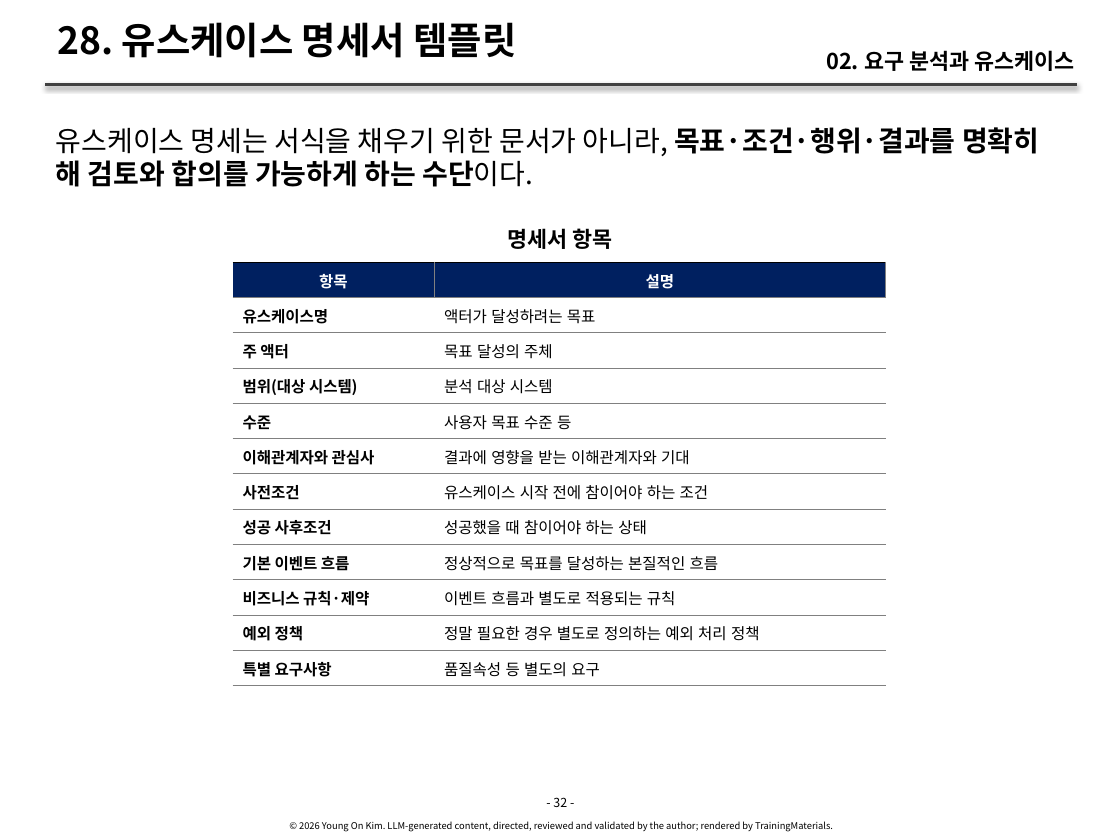
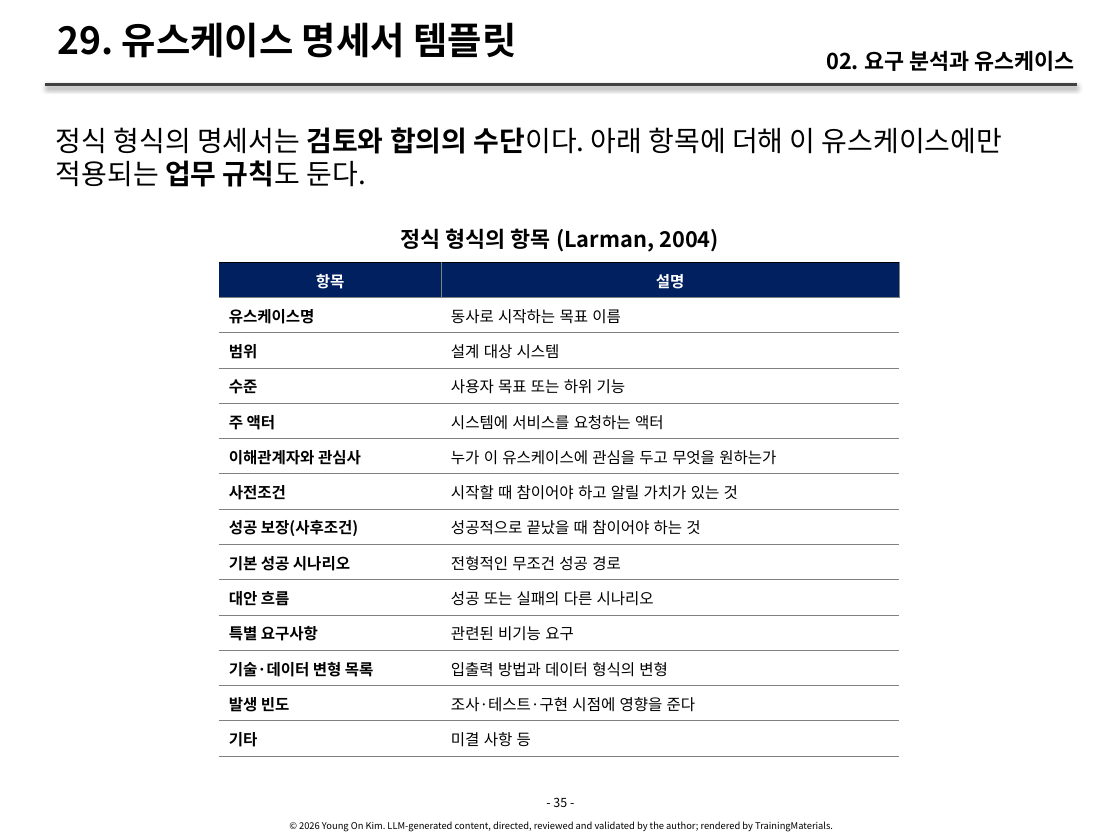
Before and after one commit to YoungSan77/TrainingMaterials, a slide deck: slide 35 of courses/ooad/sessions/s02.pptx (slide 32 before the commit). Drawn at 1120x840 pixels with LibreOffice and Linux fonts; fonts in the diff are those of the drawing. Boxes give left, top, right and bottom in pixels: in the first picture for what was removed or moved away, otherwise in the second. Text is boxed around its words. In the diff, an @@ line names an element or a change of style, - is before the commit and + after.

```diff
--- a/courses/ooad/sessions/s02.pptx
+++ b/courses/ooad/sessions/s02.pptx
@@ title at bbox=[57, 22, 517, 58]: text changed @@
-28. 유스케이스 명세서 템플릿
+29. 유스케이스 명세서 템플릿
@@ text at bbox=[56, 127, 1002, 187]: text changed; bold off @@
-유스케이스 명세는 서식을 채우기 위한 문서가 아니라, 목표·조건·행위·결과를 명확히 해 검토와 합의를 가능하게 하는 수단이다.
+정식 형식의 명세서는 검토와 합의의 수단이다. 아래 항목에 더해 이 유스케이스에만 적용되는 업무 규칙도 둔다.
@@ text at bbox=[401, 228, 719, 252]: text changed @@
-명세서 항목
+정식 형식의 항목 (Larman, 2004)
@@ table at bbox=[220, 262, 899, 751] @@
-row 2: 유스케이스명 | 액터가 달성하려는 목표
-row 3: 주 액터 | 목표 달성의 주체
-row 4: 범위(대상 시스템) | 분석 대상 시스템
-row 5: 수준 | 사용자 목표 수준 등
-row 6: 이해관계자와 관심사 | 결과에 영향을 받는 이해관계자와 기대
-row 7: 사전조건 | 유스케이스 시작 전에 참이어야 하는 조건
-row 8: 성공 사후조건 | 성공했을 때 참이어야 하는 상태
-row 9: 기본 이벤트 흐름 | 정상적으로 목표를 달성하는 본질적인 흐름
-row 10: 비즈니스 규칙·제약 | 이벤트 흐름과 별도로 적용되는 규칙
-row 11: 예외 정책 | 정말 필요한 경우 별도로 정의하는 예외 처리 정책
-row 12: 특별 요구사항 | 품질속성 등 별도의 요구
+row 2: 유스케이스명 | 동사로 시작하는 목표 이름
+row 3: 범위 | 설계 대상 시스템
+row 4: 수준 | 사용자 목표 또는 하위 기능
+row 5: 주 액터 | 시스템에 서비스를 요청하는 액터
+row 6: 이해관계자와 관심사 | 누가 이 유스케이스에 관심을 두고 무엇을 원하는가
+row 7: 사전조건 | 시작할 때 참이어야 하고 알릴 가치가 있는 것
+row 8: 성공 보장(사후조건) | 성공적으로 끝났을 때 참이어야 하는 것
+row 9: 기본 성공 시나리오 | 전형적인 무조건 성공 경로
+row 10: 대안 흐름 | 성공 또는 실패의 다른 시나리오
+row 11: 특별 요구사항 | 관련된 비기능 요구
+row 12: 기술·데이터 변형 목록 | 입출력 방법과 데이터 형식의 변형
+row 13: 발생 빈도 | 조사·테스트·구현 시점에 영향을 준다
+row 14: 기타 | 미결 사항 등
@@ table: place and size @@
-table at bbox=[233, 262, 886, 737]
+table at bbox=[220, 262, 899, 751]
@@ text at bbox=[553, 797, 567, 807]: text changed @@
-- 32 -
+- 35 -
```
Also in this commit, not shown: 64 other slides changed, 5 slides added, 1 slide removed, 37 other files.
